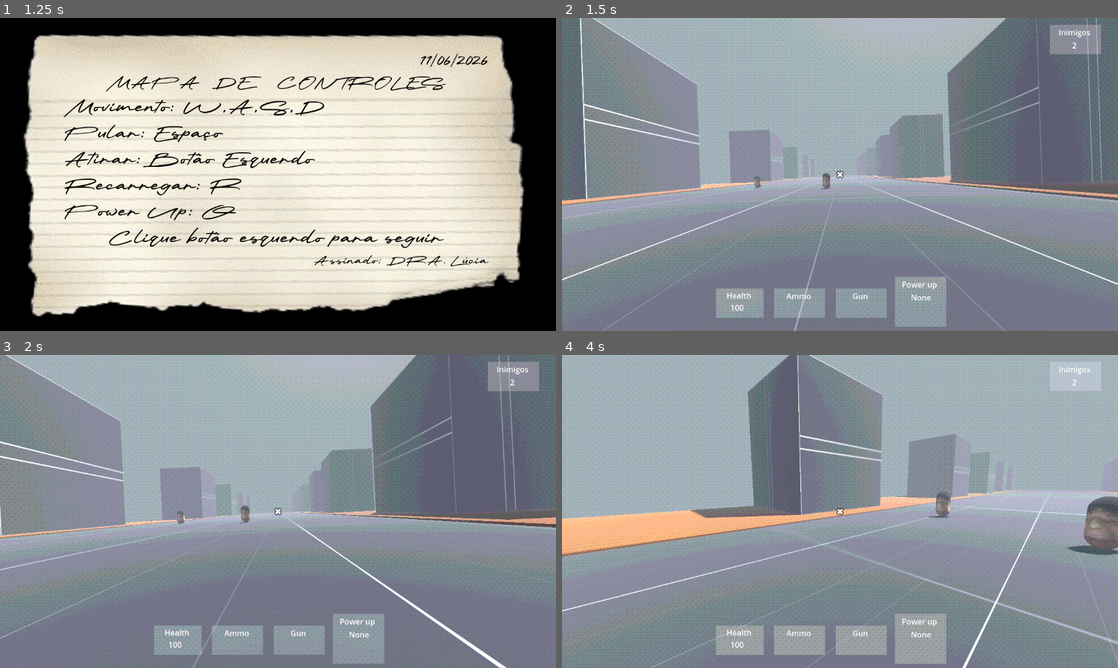
Above: before the commit, frames 1-4 (two rows, left to right).
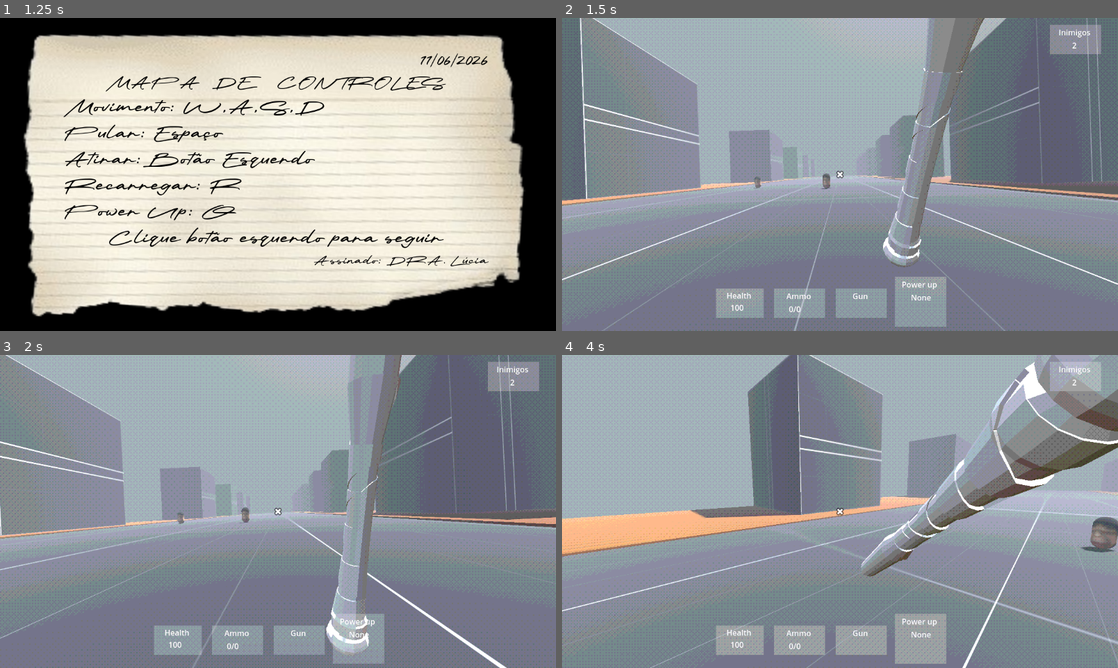
Above: after the commit, the same moments.

Repository: felipepreuss/mnemonic.dream
Game: Godot game, scene res://Scenes/main_menu.tscn
Same seed, same stepped clock (60 frames per second), same inputs: the game is played once before the commit and once after it. The engine's default icon, where the game draws it, is replaced by a stand-in: a white triangle on a blue panel in a dark square. Sound files missing from this copy of the repository are replaced by a short silence.
Inputs (mouse positions are in pixels of both pictures, inside the frame that each line leads up to):
- Up to frame 1 (1.25 s): click "PLAY" at 0.5 s
- Up to frame 2 (1.5 s): tap Enter at 1.25 s; move the mouse to (962, 158) at 1.27 s; press the mouse at (962, 158) at 1.28 s; hold D (Right) from 1.28 s (still down)
- Up to frame 3 (2 s): keep holding D (Right); tap Space (Jump) at 1.52 s; tap 0 at 1.55 s
- Up to frame 4 (4 s): move the mouse to (812, 511) at 2.02 s; release D (Right) at 2.03 s; release the mouse at (812, 511) at 2.03 s; hold W (Forward) from 2.03 s (still down); tap 0 at 2.1, 3.05 s; tap Space (Jump) at 2.27, 3.77 s; click (812, 511) at 2.3 s; move the mouse to (851, 505) at 2.77 s; press the mouse at (851, 505) at 2.78 s; move the mouse to (834, 517) at 3.52 s; release the mouse at (834, 517) at 3.53 s; tap Q (Q) at 3.6 s; click (834, 517) at 3.8 s

Frame 1 is identical in both runs. In frame 2, 3.0% of the frame differs, in the area x 34-76%, y 0-94%; in frame 3, 3.4%; in frame 4, 8.6%, in the area x 40-100%, y 0-94%.

Commit message:
melhorando weapon manager -
Weapons are now pre-instantiated and managed via an array, allowing for efficient weapon switching by hiding and showing weapon nodes instead of destroying and recreating them. Updated player and weapon scenes to support this approach, including adding weapon scenes to the player and adjusting script logic. Also fixed melee attack logic in taco.gd and commented out enemy scaling in enemy.gd.

Diff:
--- a/Scenes/pistol.tscn
+++ b/Scenes/pistol.tscn
@@ -8,6 +8,7 @@
 script/source = "extends WeaponsManager
 
 @onready var laser = $AudioStreamPlayer3D
+var pistol_ammo = max_ammo
 func _physics_process(delta: float) -> void:
 	if Input.is_action_just_pressed(\"Left-Click\") && have_ammo:
 		shooting(ray,lerp(5,20,5))
--- a/Scenes/player.tscn
+++ b/Scenes/player.tscn
@@ -11,7 +11,9 @@
 [ext_resource type="Script" uid="uid://b5lk0im56olf8" path="res://Script/life.gd" id="5_8erm5"]
 [ext_resource type="Script" uid="uid://yvigbgbg8i5g" path="res://Script/hp.gd" id="5_pu2lt"]
 [ext_resource type="Script" uid="uid://cw3w6ct1amurw" path="res://Script/gun.gd" id="6_f1ek2"]
+[ext_resource type="PackedScene" uid="uid://cyoyq5ejonka2" path="res://Scenes/taco.tscn" id="6_h4iuc"]
 [ext_resource type="AudioStream" uid="uid://c8vtvxw1d5806" path="res://SFX/jumpnoise.mp3" id="7_3smsa"]
+[ext_resource type="PackedScene" uid="uid://dvgtj7ysdismb" path="res://Scenes/pistol.tscn" id="7_fd4e3"]
 [ext_resource type="Script" uid="uid://c5j22ky6s41e6" path="res://Script/power_up.gd" id="7_tx1dd"]
 [ext_resource type="Script" uid="uid://dctki5lgsrowk" path="res://Script/aliens.gd" id="8_gymyn"]
 
@@ -133,6 +135,7 @@
 [node name="WeaponsManager" type="Node3D" parent="head/Camera3D"]
 transform = Transform3D(1, 0, 0, 0, 1, 0, 0, 0, 1, 0.243636, -0.120761, -0.546164)
 script = ExtResource("2_6t5aa")
+weapon_scenes = Array[PackedScene]([ExtResource("6_h4iuc"), ExtResource("7_fd4e3")])
 metadata/_custom_type_script = "uid://cme4um2042nwv"
 
 [node name="GunPosition" type="Marker3D" parent="head/Camera3D/WeaponsManager"]
--- a/Scenes/taco.gd
+++ b/Scenes/taco.gd
@@ -5,7 +5,7 @@
 
 func _physics_process(delta):
 
-	if Input.is_action_pressed("Left-Click") && current_gun.melee:
+	if Input.is_action_pressed("Left-Click") && melee:
 		animation_player.play("attack")
 		for enemies in hitbox.get_overlapping_bodies():
 			if enemies.has_method("calcularDano"):
--- a/Scenes/taco.tscn
+++ b/Scenes/taco.tscn
@@ -100,6 +100,7 @@
 
 [node name="Node3D" type="Node3D"]
 script = ExtResource("1_hnl0q")
+melee = true
 metadata/_custom_type_script = "uid://cme4um2042nwv"
 
 [node name="Taco de baseball" parent="." instance=ExtResource("1_esccj")]
--- a/Script/enemy.gd
+++ b/Script/enemy.gd
@@ -33,7 +33,7 @@
 
 # Called every frame. 'delta' is the elapsed time since the previous frame.
 func _physics_process(delta: float) -> void:
-	scale *= 1.003
+	#scale *= 1.003
 	match current_state:
 		IDLE:
 			idle_state(delta)
--- a/Script/weapon_class.gd
+++ b/Script/weapon_class.gd
@@ -1,129 +1,3 @@
-#class_name WeaponsManager extends Node3D
-#@export var auto: bool
-#@export var have_ammo = true
-#@export var current_ammo: int
-#@export var ammo :int
-#@export var max_ammo: int
-#@export var can_reload := false
-#@export var ray: RayCast3D
-#@export var local: Marker3D #muda o nome
-#@export var number_balas: int #muda muito o nome
-#@export var gun_name: String
-#@export var melee = false
-#
-#var gun_equipped = false
-#var current_gun
-#var magazine
-#var gun_limit = 1
-#var gun_count = 0
-#@onready var flash
-#@onready var kickb
-#@onready var head = $"../.."
- #
-#@export var weapon_scenes : Array[PackedScene] = [ # muda pra export pq vai ficar mais leve
-	#load("res://Scenes/pistol.tscn"),
-	#load("res://Scenes/taco.tscn")
-#]
-#
-#func _ready() -> void:
-	#await  get_parent().ready
-	#kickb = $AnimationPlayer
-	#flash =  $GunPosition/muzzle
-	 #
-#func _physics_process(delta: float) -> void:
-	#handle_weapon_switch()
-	#if current_gun != null:
-		#handle_shooting()
-		#handle_reload()
-		#update_ammo_display()
-	#if Globals.get_gun:
-		#if weapon_scenes.size() == 1:
-			#get_new_weapon(load("res://Scenes/shot_gun.tscn"))
-#func handle_shooting():
-	#
-	#if current_gun.auto and Input.is_action_pressed("Left-Click") and gun_equipped and current_gun and !melee:
-		#
-			##ScreenShake.screenShake($"..",1,0.25,1)
-		#if current_gun.current_ammo >= current_gun.number_balas && flash:
-			#kickb.play('recoil')
-			#get_parent().add_shake(0.5)
-			#flash.emitting = true
-	#if Input.is_action_just_pressed('Left-Click') and gun_equipped and current_gun:
-		#if current_gun.current_ammo >= current_gun.number_balas && flash and not current_gun.melee:
-			#flash.emitting = true
-			#flash.restart()
-			#kickb.play('recoil')
-			##ScreenShake.screenShake($"..",1,0.25,1)
-			#get_parent().add_shake(0.5)
-			#current_gun.current_ammo -= current_gun.number_balas
-		#else:
-			#have_ammo = false
-			#current_gun.have_ammo = false
-			#print('Sem balas suficientes!')
-#
-#func handle_weapon_switch():
-	#for i in range(weapon_scenes.size()):
-		#if Input.is_physical_key_pressed(KEY_0 + i + 1):
-			#switch_weapon(i)
-			#break
-#
-#func handle_reload():
-	#if Input.is_action_just_pressed('Reload') and gun_equipped:
-		#if current_gun.current_ammo < current_gun.max_ammo and current_gun.ammo >= 0:
-			#var to_reload = min(current_gun.max_ammo - current_gun.current_ammo, current_gun.ammo)
-			#current_gun.current_ammo += to_reload
-			#current_gun.ammo -= to_reload
-			#have_ammo = current_gun.current_ammo > 0
-			#current_gun.have_ammo = current_gun.current_ammo > 0
-			##print('Recarregado , to_reload,  balas.')
-#
-#func update_ammo_display():
-	#pass#print(str(current_ammo, '/', ammo))
-#
-#func instantiate_gun(index: int, local: Marker3D):
-	#if gun_count < gun_limit:
-		#gun_count += 1
-		#var gun = weapon_scenes[index].instantiate()
-		#gun.position = Vector3.ZERO  # Reset to avoid offset
-		#add_child(gun)
-		#gun.add_to_group('Gun')
-		#current_gun = gun
-		##sync_stats_from_gun()
-		#gun_equipped = true
-		#gun_count += 1
-#
-#func switch_weapon(index: int):
-	#if current_gun:
-		#current_ammo
-		#current_gun.queue_free()
-		#gun_equipped = false
-		#gun_count = 0
-	#instantiate_gun(index, local)
-#
-##func sync_stats_from_gun():
-	##if current_gun and gun_equipped:
-		##auto = current_gun.auto
-		##ammo = current_gun.ammo
-		##max_ammo = current_gun.max_ammo
-		##number_balas = current_gun.number_balas
-		##if current_ammo > 0:
-			##have_ammo = true
-			##current_gun.have_ammo = true
-		##else:
-			##have_ammo = false
-			##current_gun.have_ammo = false
-		##print(current_gun.auto)
-#
-#func shooting(mira: RayCast3D, dano: int):
-	#var target = mira.get_collider()
-	#if mira.get_collider()!= null:
-		#if target.is_in_group('Enemy'):
-			#target.calcularDano(dano)
-		##	print('Dano causado! Vida restante ', target.vida)
-#
-#func get_new_weapon(weapon_slot):
-	#weapon_scenes.append(weapon_slot)
-
 class_name WeaponsManager extends Node3D
 
 @export var auto: bool
@@ -133,8 +7,8 @@
 @export var max_ammo: int
 @export var can_reload := false
 @export var ray: RayCast3D
-@export var local: Marker3D #muda o nome
-@export var number_balas: int #muda muito o nome
+@export var local: Marker3D
+@export var number_balas: int
 @export var gun_name: String
 @export var melee = false
 @export var weapon_scenes: Array[PackedScene]
@@ -144,6 +18,9 @@
 var gun_count: int = 0
 var gun_limit: int = 1
 
+# Store all weapon instances
+var weapon_instances: Array[Node3D] = []
+
 @onready var flash: GPUParticles3D
 @onready var kickb: AnimationPlayer
 
@@ -151,6 +28,19 @@
 	await get_parent().ready
 	kickb = $AnimationPlayer
 	flash = $GunPosition/muzzle
+
+	# Pre-instantiate all weapons
+	for weapon_scene in weapon_scenes:
+		var weapon_instance = weapon_scene.instantiate()
+		add_child(weapon_instance)
+		weapon_instance.hide()
+		weapon_instance.set_process(false)
+		weapon_instance.set_physics_process(false)
+		weapon_instances.append(weapon_instance)
+
+	# Equip first weapon
+	if weapon_instances.size() > 0:
+		switch_weapon(0)
 
 func _physics_process(delta: float) -> void:
 	handle_weapon_switch()
@@ -185,7 +75,7 @@
 		print('Sem balas suficientes!')
 
 func handle_weapon_switch():
-	for i in range(weapon_scenes.size()):
+	for i in range(weapon_instances.size()):
 		if Input.is_physical_key_pressed(KEY_0 + i + 1):
 			switch_weapon(i)
 			break
@@ -204,26 +94,19 @@
 		#print(str(current_gun.current_ammo, '/', current_gun.ammo))
 		pass
 
-func instantiate_gun(index: int):
-	if gun_count >= gun_limit and current_gun:
-		current_gun.queue_free()
-		gun_count = 0
-
-	var gun = weapon_scenes[index].instantiate()
-	gun.position = Vector3.ZERO
-	add_child(gun)
-	gun.add_to_group('Gun')
-	current_gun = gun
-	gun_equipped = true
-	gun_count += 1
-
 func switch_weapon(index: int):
-	if index < weapon_scenes.size():
+	if index < weapon_instances.size():
+		# Hide current weapon instead of destroying it
 		if current_gun:
-			current_gun.queue_free()
-			gun_count = 0
-
-		instantiate_gun(index)
+			current_gun.hide()
+			current_gun.set_process(false)
+			current_gun.set_physics_process(false)
+		# Show and activate new weapon
+		current_gun = weapon_instances[index]
+		current_gun.show()
+		current_gun.set_process(true)
+		current_gun.set_physics_process(true)
+		gun_equipped = true
 
 func shooting(mira: RayCast3D, dano: int):
 	var target = mira.get_collider()
@@ -231,4 +114,13 @@
 		target.calcularDano(dano)
 
 func get_new_weapon(weapon_slot: PackedScene):
+	# Add to weapon scenes array
 	weapon_scenes.append(weapon_slot)
+
+	# Instantiate the new weapon but keep it hidden and disabled
+	var weapon_instance = weapon_slot.instantiate()
+	add_child(weapon_instance)
+	weapon_instance.hide()
+	weapon_instance.set_process(false)
+	weapon_instance.set_physics_process(false)
+	weapon_instances.append(weapon_instance)
Not shown: 1 places in Scenes/player.tscn that only renumber resources
